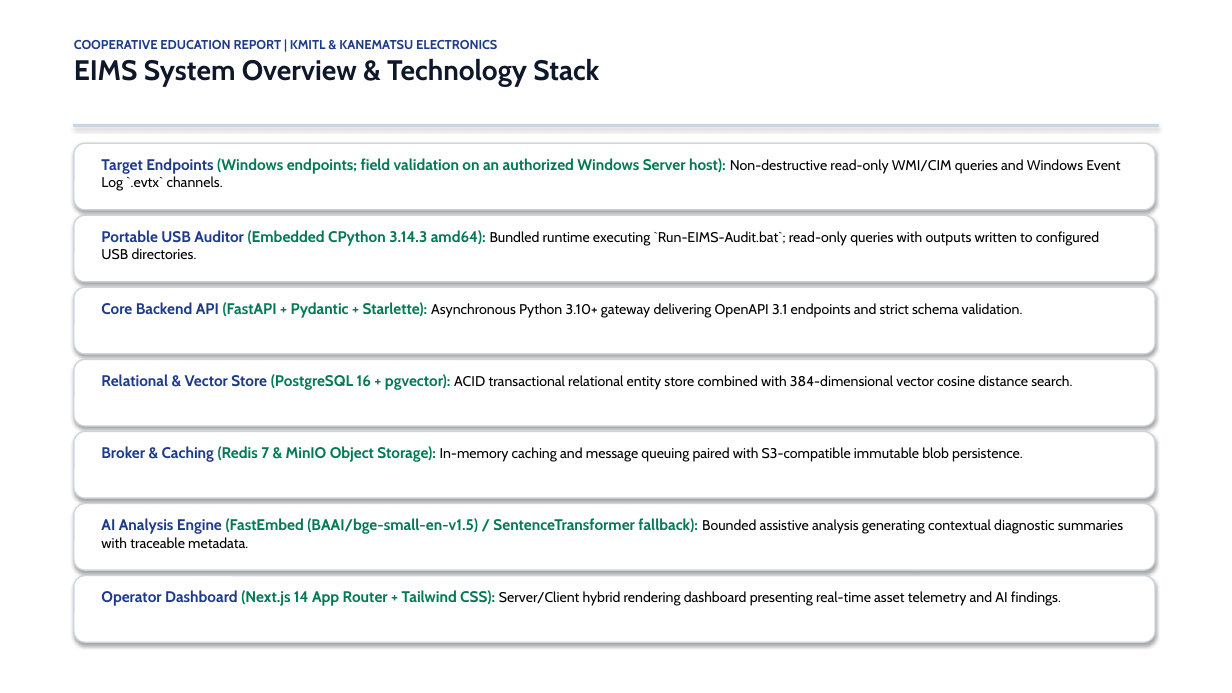
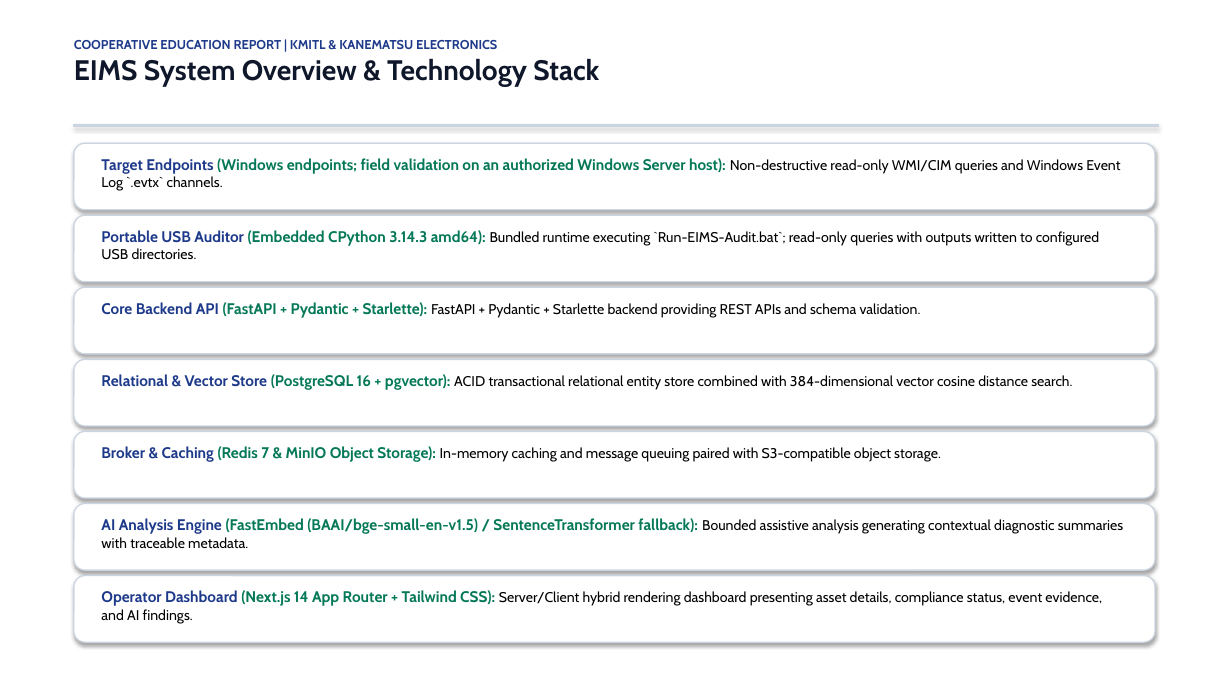
Before and after one commit to Ratthabhumi/EIMS, a slide deck: slide 5 of docs/presentation/EIMS_COOP_PRESENTATION_2026.pptx. Drawn at 1232x693 pixels with LibreOffice and Linux fonts; fonts in the diff are those of the drawing. Boxes give left, top, right and bottom in pixels: in the first picture for what was removed or moved away, otherwise in the second. Text is boxed around its words. In the diff, an @@ line names an element or a change of style, - is before the commit and + after.

```diff
--- a/docs/presentation/EIMS_COOP_PRESENTATION_2026.pptx
+++ b/docs/presentation/EIMS_COOP_PRESENTATION_2026.pptx
@@ text at (x1=101, y1=302, x2=921, y2=318): text changed @@
-Core Backend API (FastAPI + Pydantic + Starlette): Asynchronous Python 3.10+ gateway delivering OpenAPI 3.1 endpoints and strict schema validation.
+Core Backend API (FastAPI + Pydantic + Starlette): FastAPI + Pydantic + Starlette backend providing REST APIs and schema validation.
@@ text at (x1=101, y1=446, x2=941, y2=462): text changed @@
-Broker & Caching (Redis 7 & MinIO Object Storage): In-memory caching and message queuing paired with S3-compatible immutable blob persistence.
+Broker & Caching (Redis 7 & MinIO Object Storage): In-memory caching and message queuing paired with S3-compatible object storage.
@@ text at (x1=101, y1=590, x2=1102, y2=624): text changed @@
-Operator Dashboard (Next.js 14 App Router + Tailwind CSS): Server/Client hybrid rendering dashboard presenting real-time asset telemetry and AI findings.
+Operator Dashboard (Next.js 14 App Router + Tailwind CSS): Server/Client hybrid rendering dashboard presenting asset details, compliance status, event evidence, and AI findings.
```
Also in this commit, not shown: 2 other slides changed, 7 other files.
